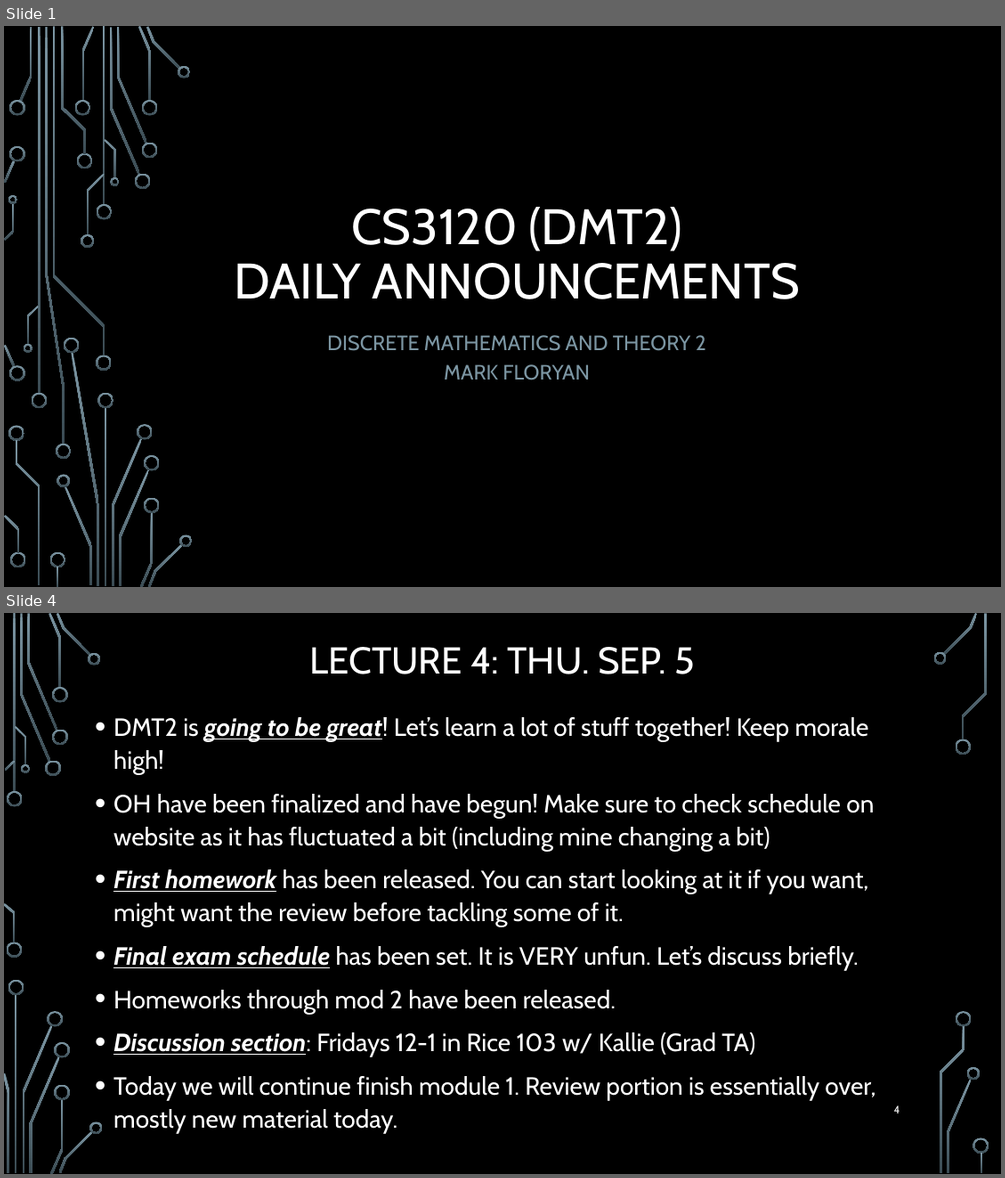
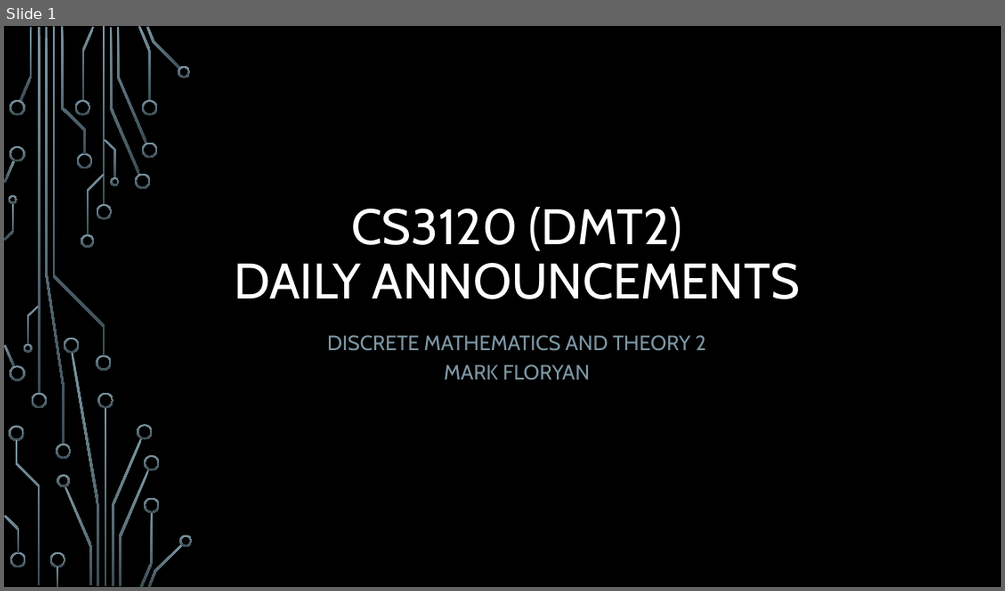
Before and after one commit to markfloryan/dmt2, a slide deck: slides/00-DailyAnnouncements.pptx. Shown one above the other, each under a label of ours: slides 1 and 4 before the commit, slide 1 after it; the slides between them are not shown. The pictures are 1005x1178 and 1005x591 pixels, drawn with LibreOffice and Linux fonts; fonts in the diff are those of the drawing; background and template pictures are left out. Boxes give left, top, right and bottom in pixels: in the first picture for what was removed or moved away, otherwise in the second. Text is boxed around its words. In the diff, an @@ line names an element or a change of style, - is before the commit and + after.

```diff
--- a/slides/00-DailyAnnouncements.pptx
+++ b/slides/00-DailyAnnouncements.pptx
@@ slide 4 removed at bbox=[4, 613, 1001, 1174], background picture (left out) @@
@@ title removed at bbox=[309, 647, 696, 674] @@
-LECTURE 4: THU. SEP. 5
@@ text removed at bbox=[113, 717, 875, 1133] @@
-• DMT2 is going to be great! Let’s learn a lot of stuff together! Keep morale high!
-• OH have been finalized and have begun! Make sure to check schedule on website as it has fluctuated a bit (including mine changing a bit)
-• First homework has been released. You can start looking at it if you want, might want the review before tackling some of it.
-• Final exam schedule has been set. It is VERY unfun. Let’s discuss briefly.
-• Homeworks through mod 2 have been released.
-• Discussion section: Fridays 12-1 in Rice 103 w/ Kallie (Grad TA)
-• Today we will continue finish module 1. Review portion is essentially over, mostly new material today.
@@ page number removed at bbox=[894, 1105, 900, 1113] @@
-4
@@ group removed at bbox=[4, 613, 989, 1174]: 33 freeform shapes, 3 rectangles @@
```
Also in this commit, not shown: 1 slide changed, 19 other slides removed, 8 other files.
